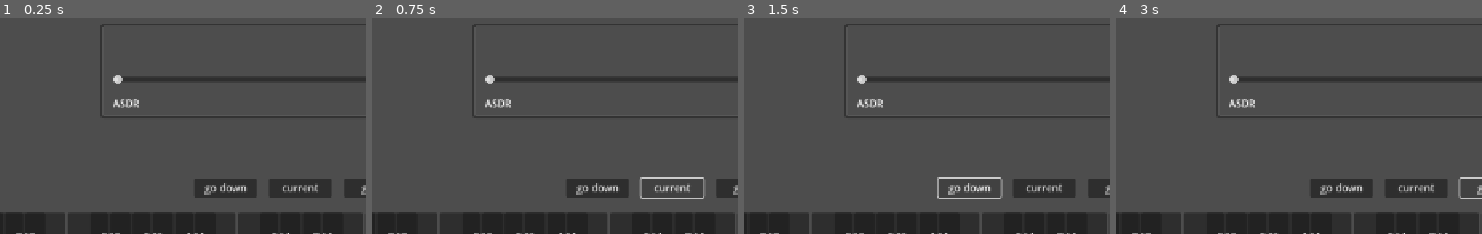
Above: before the commit, frames 1-4 (left to right).
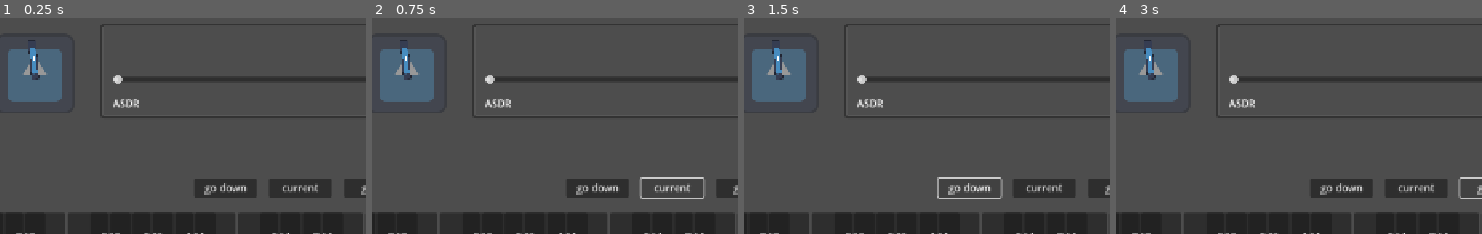
Above: after the commit, the same moments.

Repository: BaconEggsRL/GDSynth
Game: Godot game, scene res://main.tscn
Two runs of this game, one before a commit and one after it. Both use one fixed random seed, a clock stepped at 60 frames per second and the inputs below. The engine's default icon, where the game draws it, is replaced by a stand-in: a white triangle on a blue panel in a dark square.
Inputs:
- Up to frame 1 (0.25 s): no input
- Up to frame 2 (0.75 s): click "current" at 0.5 s
- Up to frame 3 (1.5 s): click "go down" at 1.25 s
- Up to frame 4 (3 s): click "go down" at 2 s; click "go up" at 2.75 s
The pictures show only the part of the screen within x 9-59%, y 0-50%; the shares and areas given below are measured in that part.

The runs differ from the first frame. In frame 1, 3.5% of the frame differs, in the area x 2-17%, y 10-39%; in frame 2, 3.5%; in frame 3, 3.5%; in frame 4, 3.5%.

Commit message:
asdasd

Diff:
--- /dev/null
+++ b/knob.gd
@@ -0,0 +1,67 @@
+class_name Knob
+extends Node2D
+
+signal turned
+
+var following := false
+const MAX_DIST := 7000
+
+@export var knob:Marker2D
+@export var knobPoint:Marker2D
+@export var middlePoint:Marker2D
+
+
+func _ready() -> void:
+	pass
+
+
+func _process(_delta: float) -> void:
+	var mouseDist := get_global_mouse_position().distance_squared_to(knob.global_position)
+	if mouseDist < MAX_DIST and Input.is_action_just_pressed("click"):
+		following = true
+	if Input.is_action_just_released("click"):
+		following = false
+
+
+	if following:
+		var ang := get_global_mouse_position().angle_to_point( knob.global_position ) - PI/2
+		var d :Vector2= (knobPoint.position.rotated( knob.rotation ))
+		var a = middlePoint.position.angle_to(d)
+		var final_ang :float= remap( a, -PI, PI, 0, 100 )
+		print(final_ang)
+		var fang :float= lerp_angle( knob.rotation, ang, 0.3  )
+		knob.rotation = clamp(fang, -2, 2)
+		turned.emit(final_ang)
+
+
+
+
+
+
+
+
+
+
+
+
+
+
+
+
+#		var d :Vector2= ($knob/knobPoint.position.rotated( $knob.rotation)) # cuz we cant just do it with position, position is constant,
+#		var d :Vector2= ($knob/knobPoint.position) # cuz we cant just do it with position, position is constant,
+##		print($knob.rotation)
+#		var d :Vector2= $knob/knobPoint.global_position
+
+#		var a :float= $middlePoint.position.angle_to( d )
+#		print(d, " ", a)
+#		var a :float= $knob/knobPoint.global_position.angle_to(  $middlePoint.global_position )
+#		var fang :float= lerp_angle( $knob.rotation, ang, 0.3  )
+#		$knob.rotation = clamp(fang, -2,2)
+##		emit_signal("turnedKnob", finalAng)
+##		if b < 20:
+##			knob.rotation = range_lerp(20, -3.14,3.14,0,100)
+##		if b > 80:
+##			knob.rotation = range_lerp(80, -3.14,3.14,0,100)
+#
+#range_lerp(75, 0, 100, -1, 1) # Returns 0.5
--- /dev/null
+++ b/knob.tscn
@@ -0,0 +1,27 @@
+[gd_scene load_steps=3 format=3 uid="uid://bapp2hd88h2ob"]
+
+[ext_resource type="Texture2D" uid="uid://c673io5i63pw2" path="res://icon.svg" id="1_ixyjt"]
+[ext_resource type="Script" uid="uid://cx7woyft1dbd3" path="res://knob.gd" id="1_vc37u"]
+
+[node name="knob" type="Node2D" node_paths=PackedStringArray("knob", "knobPoint", "middlePoint")]
+script = ExtResource("1_vc37u")
+knob = NodePath("knob")
+knobPoint = NodePath("knob/knobPoint")
+middlePoint = NodePath("middlePoint")
+
+[node name="back" type="Sprite2D" parent="."]
+self_modulate = Color(1, 1, 1, 0.423529)
+texture = ExtResource("1_ixyjt")
+
+[node name="knob" type="Marker2D" parent="."]
+
+[node name="knob" type="Sprite2D" parent="knob"]
+position = Vector2(0, -22)
+scale = Vector2(0.1, 0.5)
+texture = ExtResource("1_ixyjt")
+
+[node name="knobPoint" type="Marker2D" parent="knob"]
+position = Vector2(0, -54)
+
+[node name="middlePoint" type="Marker2D" parent="."]
+position = Vector2(0, -64)
--- a/main.gd
+++ b/main.gd
@@ -1,7 +1,11 @@
 extends Node
 
 const mix_rate:float = 11025.0
-@export_range (100, mix_rate*2, 1) var fade_samples = mix_rate
+const min_fade_samples:float = 100
+const max_fade_samples:float = mix_rate * 4
+@export_range (min_fade_samples, max_fade_samples, 1) var fade_samples = (min_fade_samples + max_fade_samples) / 2
+
+@export var release_knob:Knob
 
 
 @export var down:Button
@@ -45,8 +49,41 @@
 	note_label.text = btn.text
 
 
+func _on_knob_turned(deg:float, type:String="") -> void:
+	match type:
+		"A":
+			pass
+		"S":
+			pass
+		"D":
+			pass
+		"R":
+			# min_fade_samples
+			# max_fade_samples
+			# fade_samples
+			# release_knob.rotation_degrees = deg
+			var clamped_deg = clamp(deg, 18.1690, 81.8309)
+			var value = remap(clamped_deg, 18.1690, 81.8309, min_fade_samples, max_fade_samples)
+			print(value)
+			self.fade_samples = value
+			for btn:PianoButton in piano_buttons:
+				btn.fade_samples = self.fade_samples
+
+			pass
+		_:
+			push_warning("'%s' type not matched" % type)
+	pass
+
+
 
 func _ready() -> void:
+	release_knob.turned.connect(_on_knob_turned.bind("R"))
+	var knob_init = remap(fade_samples, min_fade_samples, max_fade_samples, 18.1690, 81.8309)
+	var fang :float= lerp_angle( release_knob.knob.rotation, knob_init, 0.3  )
+	release_knob.knob.rotation = clamp(fang, -2, 2)
+	release_knob.turned.emit(knob_init)
+
+
 	note_label.text = ""
 
 	print(piano_frequencies)
--- a/main.tscn
+++ b/main.tscn
@@ -1,6 +1,7 @@
-[gd_scene load_steps=5 format=3 uid="uid://qpwnrp6mvont"]
+[gd_scene load_steps=6 format=3 uid="uid://qpwnrp6mvont"]
 
 [ext_resource type="Script" uid="uid://b16uxesxhm868" path="res://main.gd" id="1_ig7tw"]
+[ext_resource type="PackedScene" uid="uid://bapp2hd88h2ob" path="res://knob.tscn" id="2_0xm2m"]
 
 [sub_resource type="AudioStreamPolyphonic" id="AudioStreamPolyphonic_ig7tw"]
 polyphony = 128
@@ -20,9 +21,9 @@
 corner_radius_bottom_right = 4
 corner_radius_bottom_left = 4
 
-[node name="main" type="Node" node_paths=PackedStringArray("down", "current", "up", "piano_black", "piano_white", "note_label", "polyphonic_player", "audio_player")]
+[node name="main" type="Node" node_paths=PackedStringArray("release_knob", "down", "current", "up", "piano_black", "piano_white", "note_label", "polyphonic_player", "audio_player")]
 script = ExtResource("1_ig7tw")
-fade_samples = 22050.0
+release_knob = NodePath("release_knob")
 down = NodePath("Control/VBoxContainer/quick/down")
 current = NodePath("Control/VBoxContainer/quick/current")
 up = NodePath("Control/VBoxContainer/quick/up")
@@ -155,6 +156,9 @@
 layout_mode = 2
 text = "ASDR"
 
+[node name="release_knob" parent="." instance=ExtResource("2_0xm2m")]
+position = Vector2(215, 116)
+
 [connection signal="pressed" from="Control/VBoxContainer/quick/down" to="." method="_on_down_pressed"]
 [connection signal="pressed" from="Control/VBoxContainer/quick/current" to="." method="_on_current_pressed"]
 [connection signal="pressed" from="Control/VBoxContainer/quick/up" to="." method="_on_up_pressed"]
Not shown, changed: _devlog_audio_game.txt
Not shown, added: knob.gd.uid
